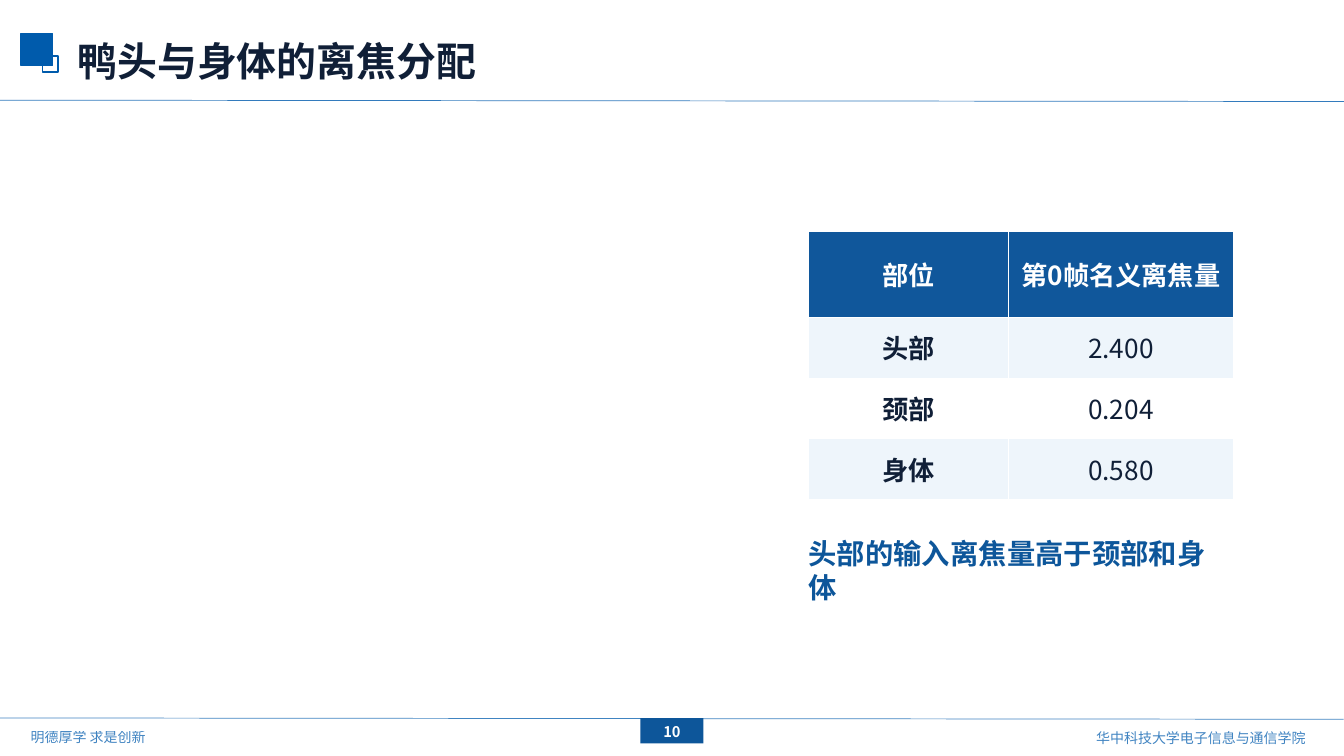
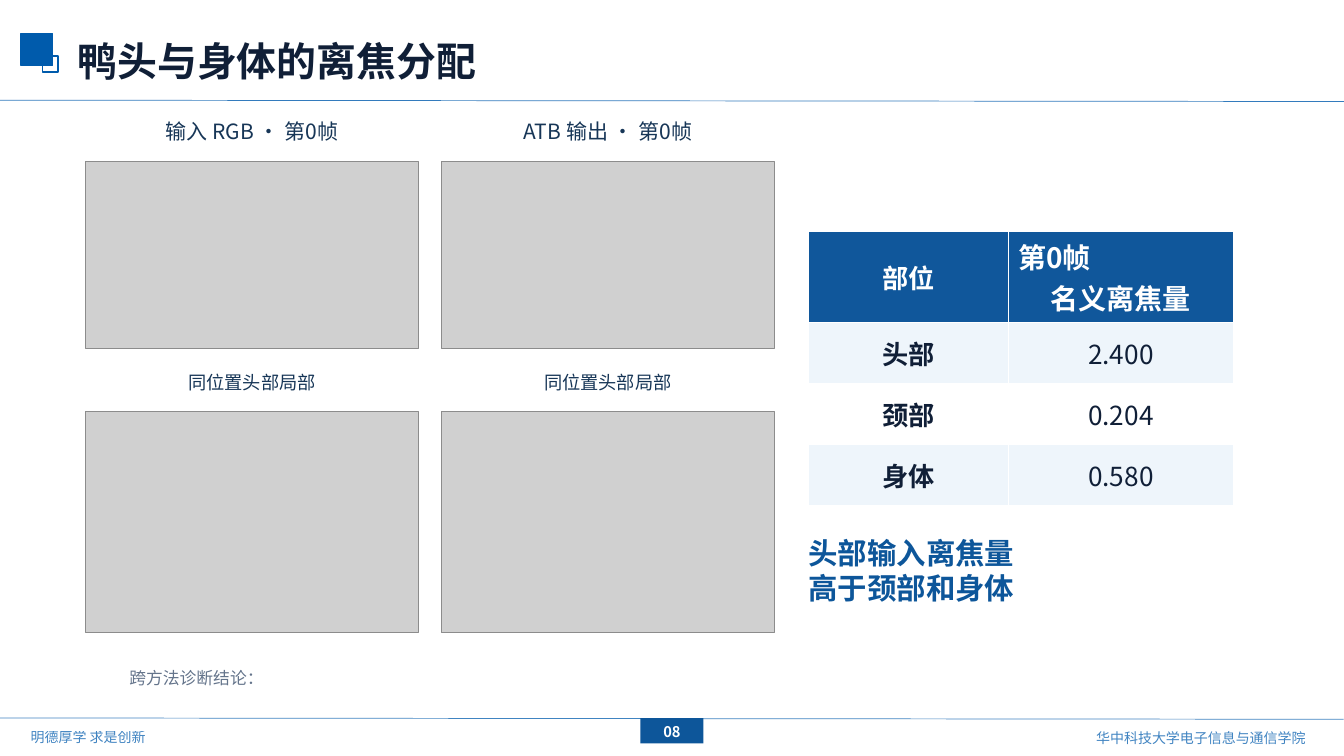
Before and after one commit to mengmcy1/OPPO-depth-guided-video-bokeh, a slide deck: slide 9 of 汇报/2026-10-16_基线更新与ATB分析/基线更新与ATB分析_1016.pptx (slide 11 before the commit). Drawn at 1344x756 pixels with LibreOffice and Linux fonts; fonts in the diff are those of the drawing; grey boxes stand for pictures; background and template pictures are left out. Boxes give left, top, right and bottom in pixels: in the first picture for what was removed or moved away, otherwise in the second. Text is boxed around its words. In the diff, an @@ line names an element or a change of style, - is before the commit and + after.

Commit message:
report: fill ATB case figures and remove opening demo slides

```diff
--- a/汇报/2026-10-16_基线更新与ATB分析/基线更新与ATB分析_1016.pptx
+++ b/汇报/2026-10-16_基线更新与ATB分析/基线更新与ATB分析_1016.pptx
@@ text added at (166, 121, 338, 141), 15 pt, text #173657 @@
+输入 RGB · 第0帧
@@ text added at (523, 121, 692, 141), 15 pt, text #173657 @@
+ATB 输出 · 第0帧
@@ picture added at (86, 161, 418, 349) @@
@@ picture added at (442, 161, 774, 349) @@
@@ table at (809, 231, 1234, 493) @@
-row 1, column 2: 第0帧名义离焦量
+row 1, column 2: 第0帧 名义离焦量
@@ text added at (188, 373, 315, 391), 13 pt, text #173657 @@
+同位置头部局部
@@ text added at (544, 373, 671, 391), 13 pt, text #173657 @@
+同位置头部局部
@@ picture added at (86, 411, 418, 633) @@
@@ picture added at (442, 411, 774, 633) @@
@@ text at (808, 539, 1014, 602): text changed; size 20.2 to 21 pt @@
-头部的输入离焦量高于颈部和身体
+头部输入离焦量
+高于颈部和身体
@@ text added at (129, 670, 263, 686), 12 pt, text #64748B @@
+跨方法诊断结论：
@@ text in rectangle at (663, 726, 680, 737): text changed @@
-10
+08
@@ page number at (668, 727, 676, 745): text changed @@
-11
+9
```
Also in this commit, not shown: 9 other slides changed, 2 slides removed, 1 other file.
